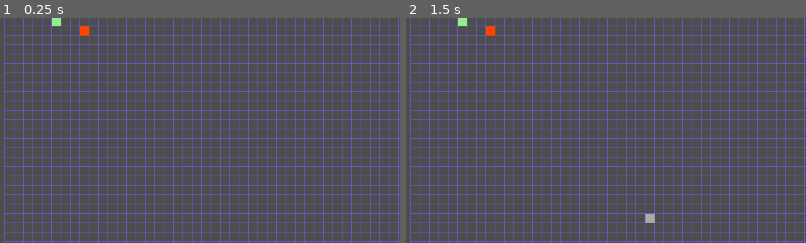
Above: before the commit, frames 1-2 (left to right).
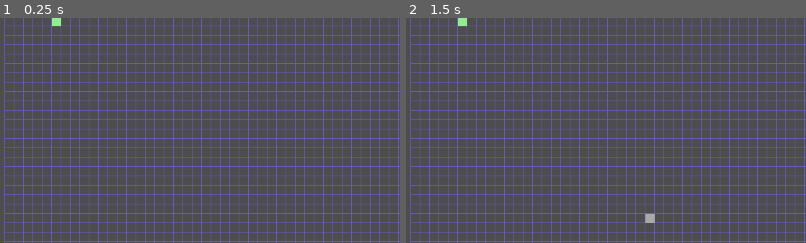
Above: after the commit, the same moments.

Repository: 12xsunx12/a--visualizer
Game: Godot game, scene res://Scenes/main.tscn
The game is run twice, just before and just after one commit, with the same random seed, the same clock (stepped at 60 frames per second) and the same inputs.
Inputs (mouse positions are % of the whole screen's width and height, from its top left):
- Up to frame 1 (0.25 s): no input
- Up to frame 2 (1.5 s): tap Enter (ui_accept) at 0.5, 0.77, 1.25 s; move the mouse to (72, 45) at 0.52 s; tap E (press_e) at 0.6, 1.35 s; click (72, 45) at 0.67 s; move the mouse to (30, 55) at 1.27 s; click (30, 55) at 1.42 s
The pictures show only the part of the screen within x 0-50%, y 11-61%; the shares and areas given below are measured in that part.

The runs differ from the first frame. In frame 1, 0.1% of the frame differs, in the area x 20-23%, y 3-8%; in frame 2, 0.1%.

Commit message:
working!... sorta
I can punch in just about any coordinate and it will find it...however.

I have no idea how, but the algo is writing duplicate coordinates to the path and unsure why yet.

Diff:
--- a/Scenes/astar3.gd
+++ b/Scenes/astar3.gd
@@ -21,16 +21,35 @@
 	print_path()
 
 # // - - - - - - - - - - - - - - - - - - - - - - - - -
-func _get_adj_nodes_simple(node: Nod) -> void:
+func _get_adj_nodes(node: Nod) -> void:
 	var node_pos = node.pos
-	var node_right = Nod.new(Vector2i(node_pos.x + 1, node_pos.y), node); node_right.calculate();
-	var node_left = Nod.new(Vector2i(node_pos.x - 1, node_pos.y), node); node_left.calculate();
-	var node_up = Nod.new(Vector2i(node_pos.x, node_pos.y - 1), node); node_up.calculate();
-	var node_down = Nod.new(Vector2i(node_pos.x, node_pos.y + 1), node); node_down.calculate();
-	pri_que.push_front(node_down)
-	pri_que.push_front(node_up)
-	pri_que.push_front(node_left)
-	pri_que.push_front(node_right)
+
+	# create nodes
+	var node_right = Nod.new(Vector2i(node_pos.x + 1, node_pos.y), node); var right_exist = false;
+	var node_left = Nod.new(Vector2i(node_pos.x - 1, node_pos.y), node); var left_exist = false;
+	var node_up = Nod.new(Vector2i(node_pos.x, node_pos.y - 1), node); var up_exist = false;
+	var node_down = Nod.new(Vector2i(node_pos.x, node_pos.y + 1), node); var down_exist = false;
+
+	# see if nodes have already been visited
+	for vis_node in path:
+		if node_down.pos == vis_node.pos:
+			down_exist = true
+		if node_up.pos == vis_node.pos:
+			up_exist = true
+		if node_left.pos == vis_node.pos:
+			left_exist = true
+		if node_right.pos == vis_node.pos:
+			right_exist = true
+
+	# add nodes to que
+	if !down_exist:
+		pri_que.push_front(node_down)
+	if !up_exist:
+		pri_que.push_front(node_up)
+	if !left_exist:
+		pri_que.push_front(node_left)
+	if !right_exist:
+		pri_que.push_front(node_right)
 
 # // - - - - - - - - - - - - - - - - - - - - - - - - -
 func _return_lowest_f_in_que() -> int:
@@ -39,10 +58,10 @@
 		var index = 0
 		var i = 0
 		for node in pri_que:
-			i += 1
 			if node.f < lowest_f:
 				lowest_f = node.f
 				index = i
+			i += 1
 		return index
 	else:
 		print("\n\n~ - ~ Error ~ - ~\n_return_lowest_f_in_que: que is empty / null")
@@ -57,6 +76,7 @@
 # // - - - - - - - - - - - - - - - - - - - - - - - - -
 func astar() -> void:
 	var counter = 0
+	path.push_front(start_node)
 	while pri_que: # for every node in the que
 		curr_node = pri_que.pop_front() # obtain first node in que and remove
 
@@ -69,12 +89,20 @@
 			break
 		else:
 			curr_node.calculate() # calculate g, h, & f
-			_get_adj_nodes_simple(curr_node) # explore adjacent nodes
+			_get_adj_nodes(curr_node) # explore adjacent nodes
 			_place_lowest_f_at_front() # find lowest f node, and place at front of que
 			path.append(pri_que.front()) # append the chosen node
+			# debug_print_f()
 			counter += 1
 
 # // - - - - - - - - - - - - - - - - - - - - - - - - -
 func print_path():
 	for node in path:
 		print(str(node.pos))
+
+# // - - - - - - - - - - - - - - - - - - - - - - - - -
+func debug_print_f():
+	for node in pri_que:
+		print("Node Pos: \t" + str(node.pos) + " \t Node f: \t" + str(node.f))
+	print(pri_que[_return_lowest_f_in_que()].pos)
+	print("\n")
--- a/Scenes/global.gd
+++ b/Scenes/global.gd
@@ -1,7 +1,7 @@
 extends Node2D
 
 var start_pos 	= Vector2i(5,5)
-var end_pos 	= Vector2i(8,6)
+var end_pos 	= Vector2i(25,50)
 var cell_size 	= Vector2i(15,15) # the size of the actual boxes in the grid
 var grid = AStarGrid2D.new() # the grid object itself
 
--- a/Scenes/node.gd
+++ b/Scenes/node.gd
@@ -12,6 +12,7 @@
 	self.g = 0
 	self.h = 0
 	self.f = 0
+	calculate()
 
 # // - - - - - - - - - - - - - - - - - - - - - - - - -
 func _calculate_g() -> float:
